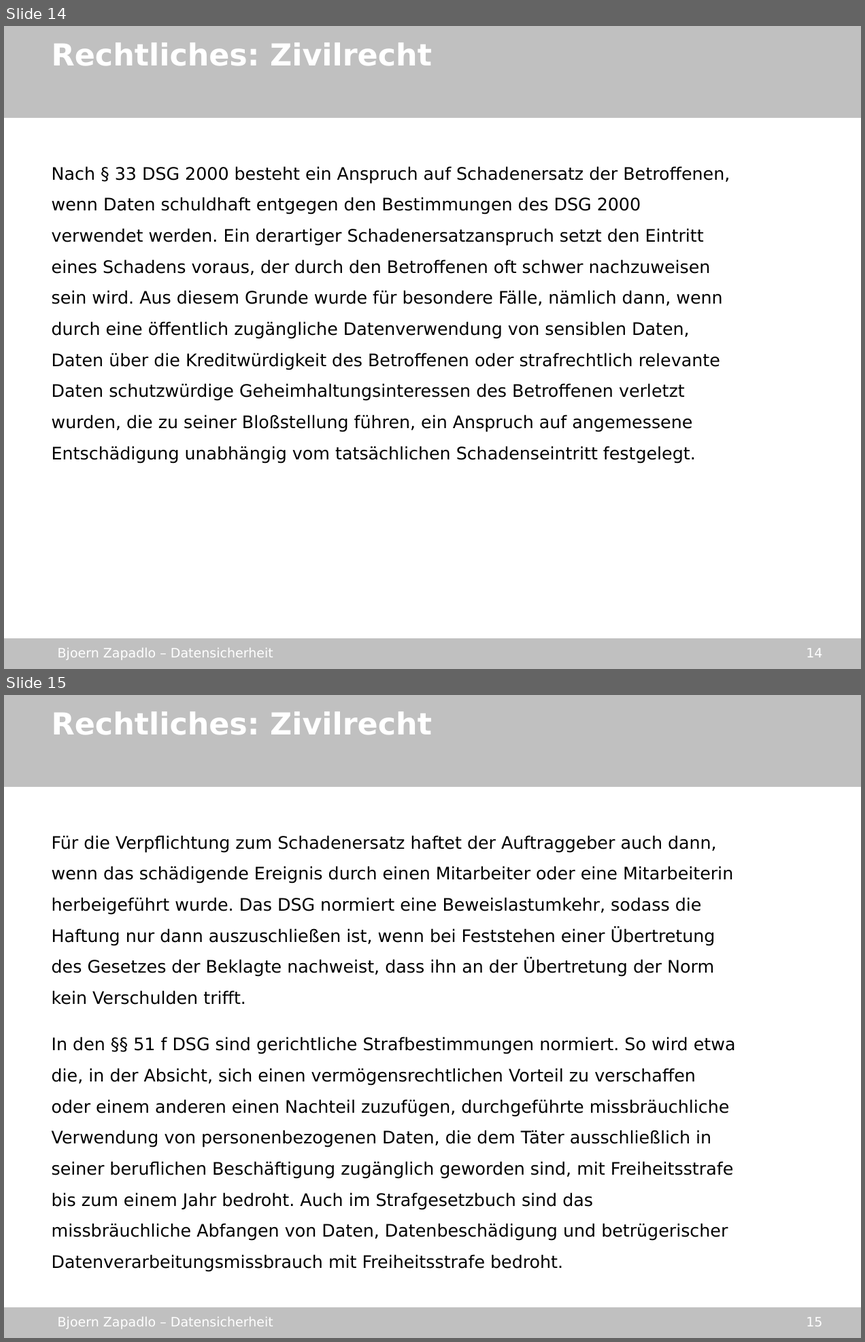
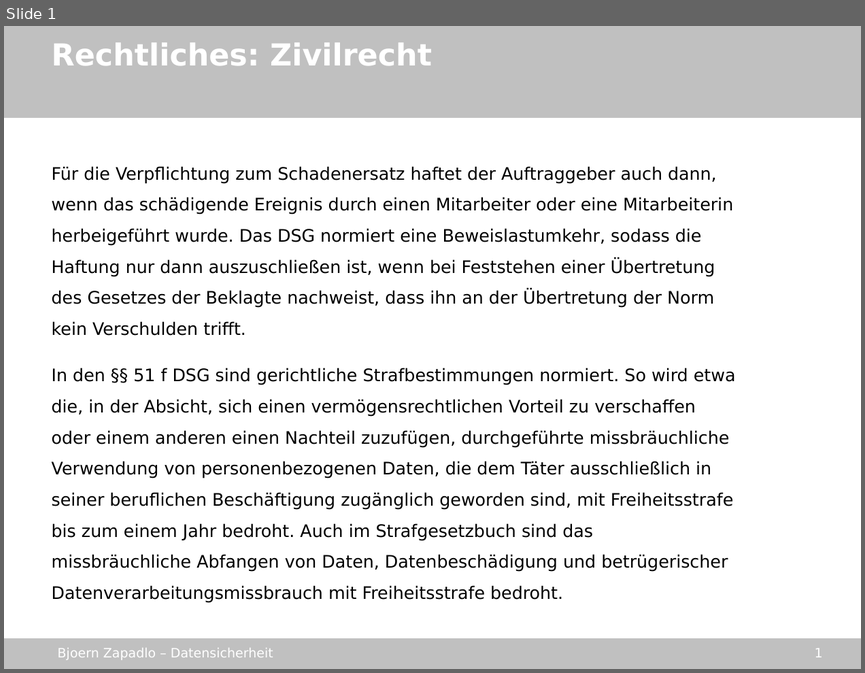
Before and after one commit to gmb2012/sae-datasecurity, a slide deck: stuff/datensicherheit_sae.odp. Shown one above the other, each under a label of ours: slides 14 and 15 before the commit, slide 1 after it. The pictures are 865x1342 and 865x673 pixels, drawn with LibreOffice and Linux fonts; fonts in the diff are those of the drawing; background and template pictures are left out. Boxes give left, top, right and bottom in pixels: in the first picture for what was removed or moved away, otherwise in the second. Text is boxed around its words. In the diff, an @@ line names an element or a change of style, - is before the commit and + after.

```diff
--- a/stuff/datensicherheit_sae.odp
+++ b/stuff/datensicherheit_sae.odp
@@ slide 14 removed at (4, 26, 861, 669), background picture (left out); not listed: 4 template elements that a slide beside it also shows @@
@@ text removed at (52, 42, 432, 65) @@
-Rechtliches: Zivilrecht
@@ text removed at (52, 166, 730, 463) @@
-Nach § 33 DSG 2000 besteht ein Anspruch auf Schadenersatz der Betroffenen, wenn Daten schuldhaft entgegen den Bestimmungen des DSG 2000 verwendet werden. Ein derartiger Schadenersatzanspruch setzt den Eintritt eines Schadens voraus, der durch den Betroffenen oft schwer nachzuweisen sein wird. Aus diesem Grunde wurde für besondere Fälle, nämlich dann, wenn durch eine öffentlich zugängliche Datenverwendung von sensiblen Daten, Daten über die Kreditwürdigkeit des Betroffenen oder strafrechtlich relevante Daten schutzwürdige Geheimhaltungsinteressen des Betroffenen verletzt wurden, die zu seiner Bloßstellung führen, ein Anspruch auf angemessene Entschädigung unabhängig vom tatsächlichen Schadenseintritt festgelegt.
@@ what was slide 15 is now slide 1 @@
@@ page number at (815, 648, 823, 657): text changed @@
-15
+1
```
Also in this commit, not shown: 13 other slides removed, 2 other files.
